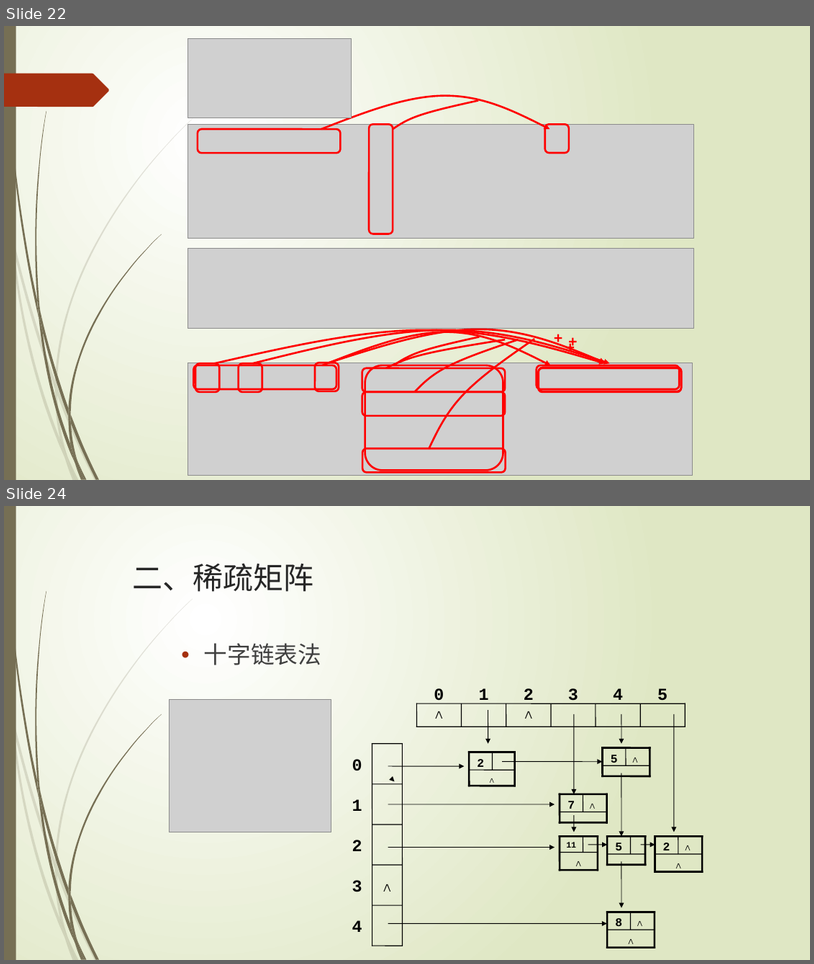
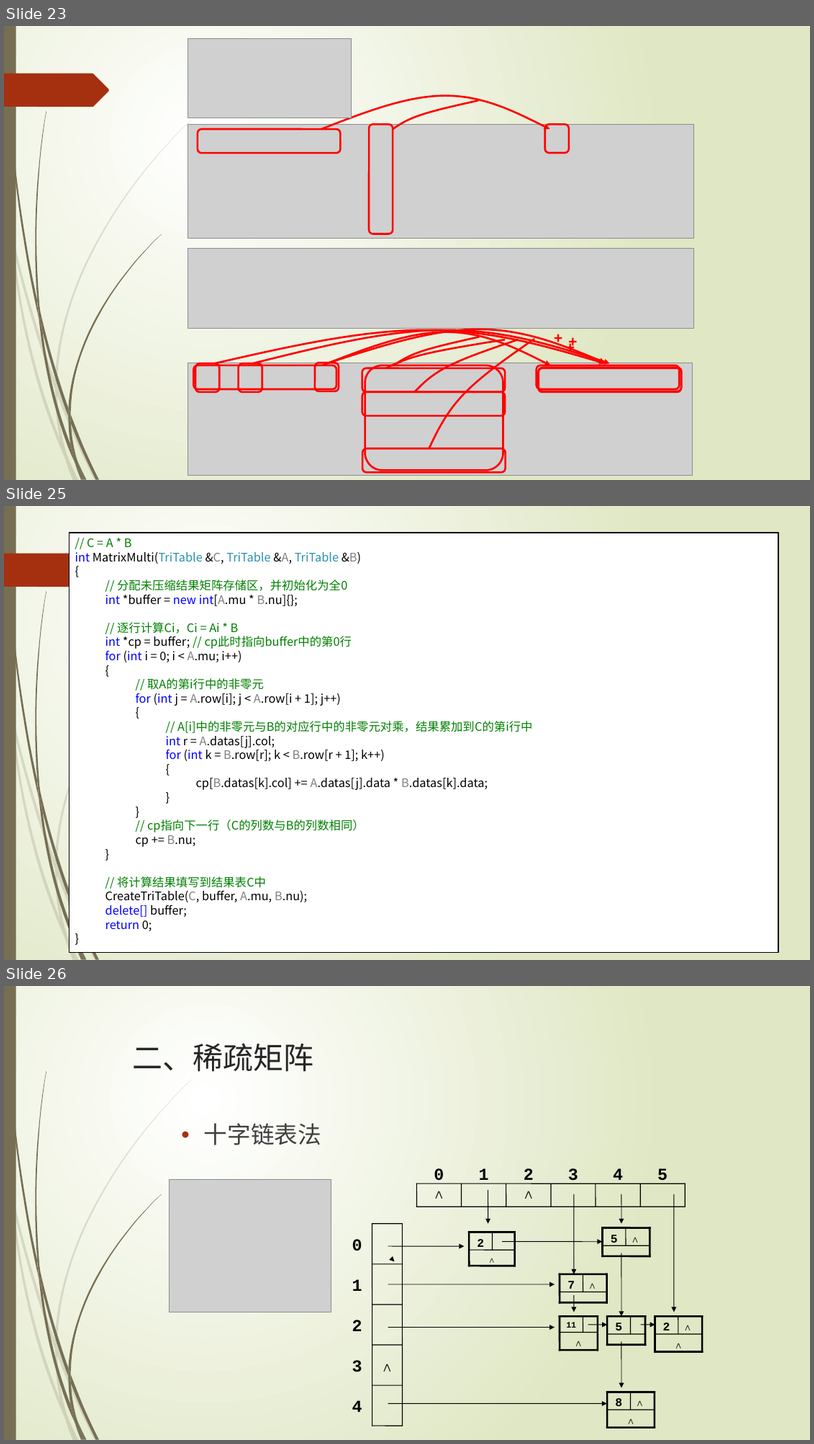
Before and after one commit to TeacherPeng/Datastruct, a slide deck: 教案/第05章 数组与广义表.pptx. Shown one above the other, each under a label of ours: slides 22 and 24 before the commit, slides 23, 25 and 26 after it; the slides between them are not shown. The pictures are 814x964 and 814x1444 pixels, drawn with LibreOffice and Linux fonts; fonts in the diff are those of the drawing; grey boxes stand for pictures. Boxes give left, top, right and bottom in pixels: in the first picture for what was removed or moved away, otherwise in the second. Text is boxed around its words. In the diff, an @@ line names an element or a change of style, - is before the commit and + after.

Commit message:
更新三元组表矩阵乘法教案和代码

```diff
--- a/教案/第05章 数组与广义表.pptx
+++ b/教案/第05章 数组与广义表.pptx
@@ slide 25 added at (x1=4, y1=506, x2=810, y2=960), background gradient #FFFFFF to #DFE8C4; not listed: 24 template elements that a slide beside it also shows @@
@@ rectangle added at (x1=70, y1=533, x2=779, y2=952), fill #FFFFFF, outline #000000 1.25 pt, 14 pt, text #000000 @@
+// C = A * B
+int MatrixMulti(TriTable &C, TriTable &A, TriTable &B)
+{
+  // 分配未压缩结果矩阵存储区，并初始化为全0
+  int *buffer = new int[A.mu * B.nu]{};
+  // 逐行计算Ci，Ci = Ai * B
+  int *cp = buffer; // cp此时指向buffer中的第0行
+  for (int i = 0; i < A.mu; i++)
+  {
+    // 取A的第i行中的非零元
+    for (int j = A.row[i]; j < A.row[i + 1]; j++)
+    {
+      // A[i]中的非零元与B的对应行中的非零元对乘，结果累加到C的第i行中
+      int r = A.datas[j].col;
+      for (int k = B.row[r]; k < B.row[r + 1]; k++)
+      {
+      cp[B.datas[k].col] += A.datas[j].data * B.datas[k].data;
+      }
+    }
+    // cp指向下一行（C的列数与B的列数相同）
+    cp += B.nu;
+  }
+  // 将计算结果填写到结果表C中
+  CreateTriTable(C, buffer, A.mu, B.nu);
+  delete[] buffer;
+  return 0;
+}
@@ what was slide 22 is now slide 23 @@
@@ what was slide 24 is now slide 26 @@
```
Also in this commit, not shown: 4 slides changed, 2 other slides added, 1 slide removed, 2 other files.
